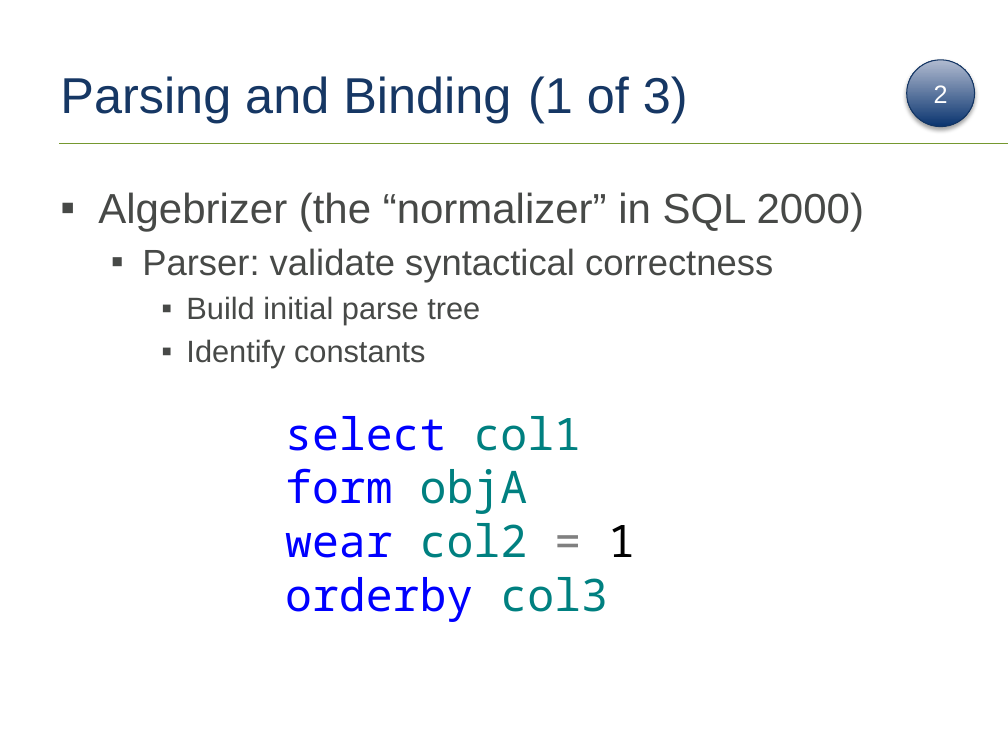
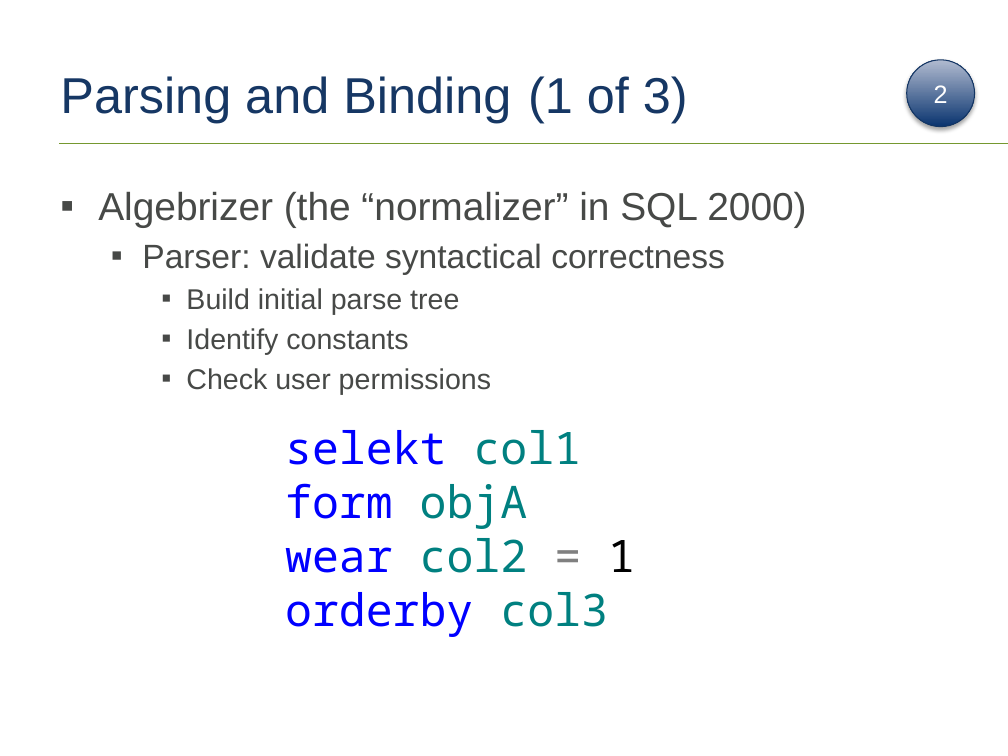
Before and after one commit to tf3604/OptimizerPresentation, a slide deck: slide 26 of Optimizer.pptx. Drawn at 1008x756 pixels with LibreOffice and Linux fonts; fonts in the diff are those of the drawing; background and template pictures are left out. Boxes give left, top, right and bottom in pixels: in the first picture for what was removed or moved away, otherwise in the second. Text is boxed around its words. In the diff, an @@ line names an element or a change of style, - is before the commit and + after.

Commit message:
Algebrizer checks user permissions; search 2 use of heuristics.

```diff
--- a/Optimizer.pptx
+++ b/Optimizer.pptx
@@ text at [98, 191, 806, 354]: size 30 to 27.8 pt in "Algebrizer (the “normalizer” in SQL 2000)"; size 26 to 24.1 pt in "Parser: validate syntactical correctness"; size 22 to 20.4 pt in "Build initial parse tree", "Identify constants" @@
@@ text at [186, 368, 491, 394]: paragraph added @@
+    ▪ Check user permissions
@@ text "selekt col1": place and size @@
-text "selekt col1" at [285, 416, 635, 622]
+text "selekt col1" at [285, 430, 635, 637]
@@ text at [285, 430, 582, 465]: text changed @@
-select col1
+selekt col1
```
Also in this commit, not shown: 1 other slide changed.
